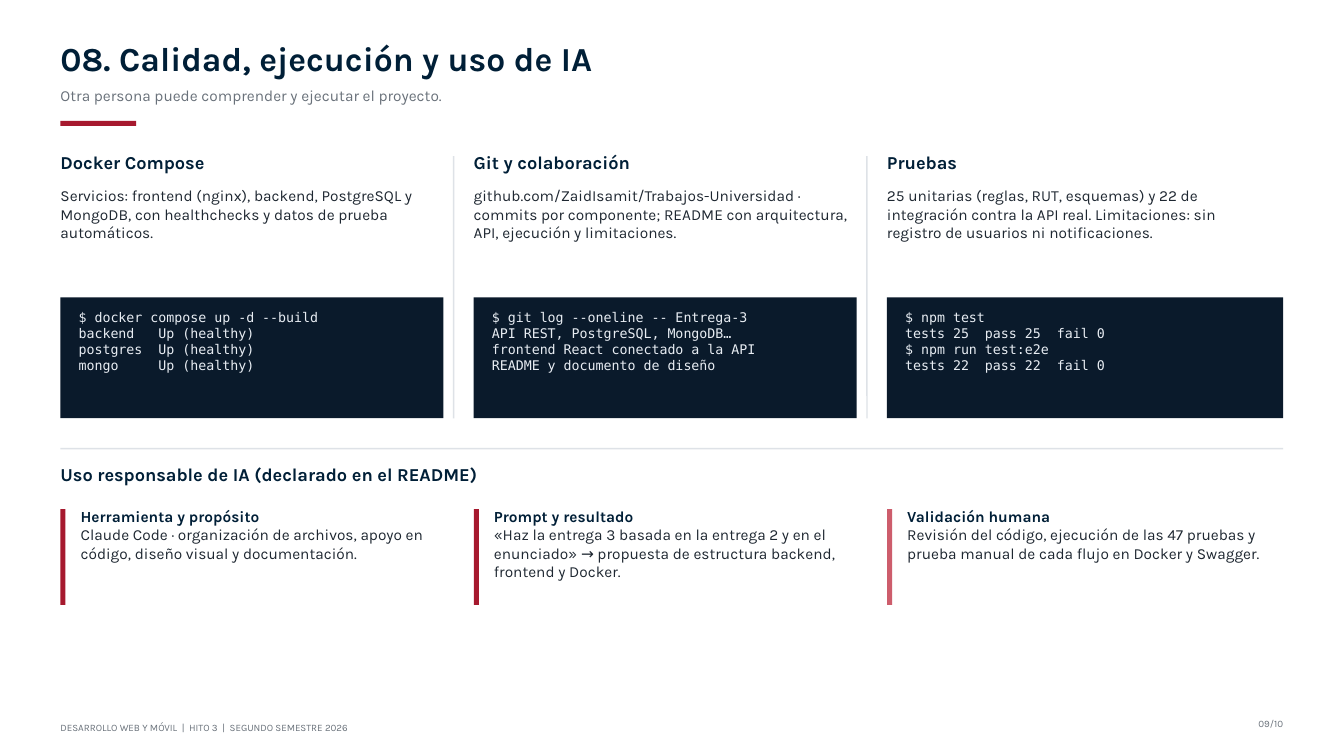
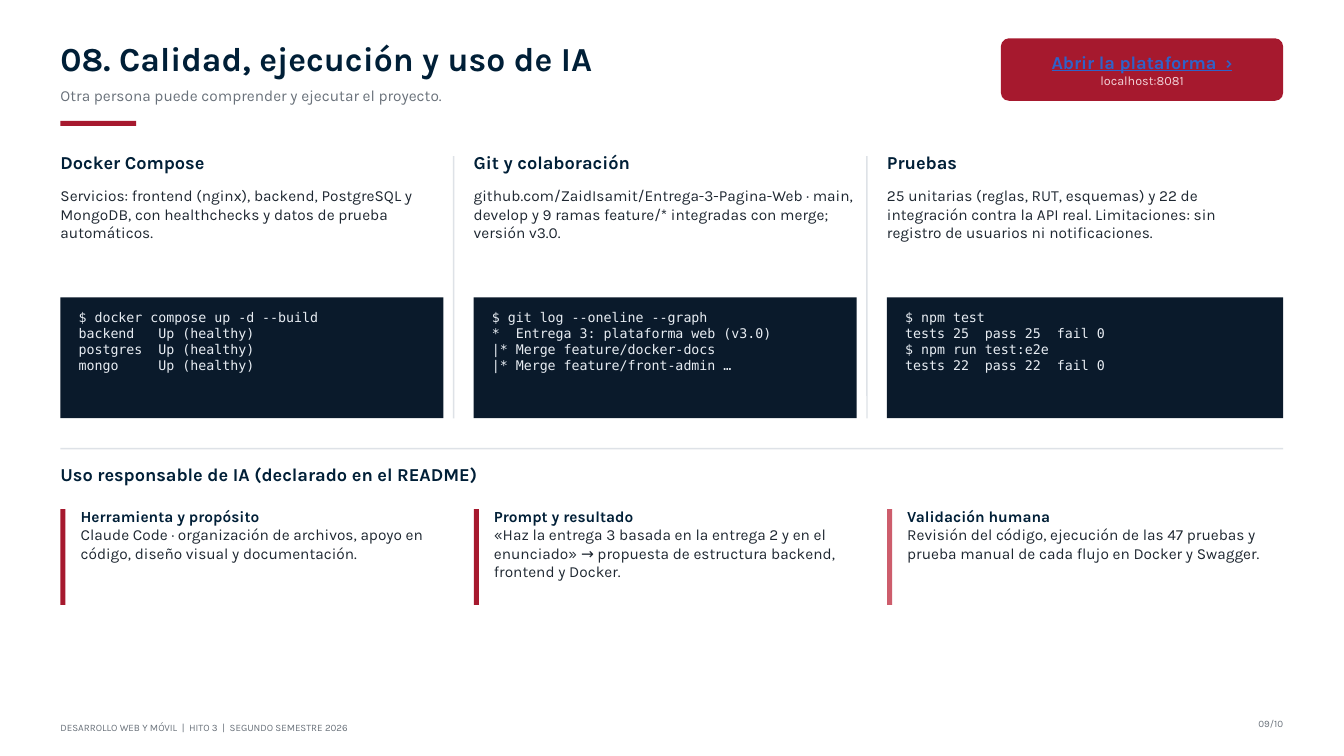
Before and after one commit to ZaidIsamit/Entrega-3-Pagina-Web, a slide deck: slide 9 of Documentacion/Presentacion_Entrega3.pptx. Drawn at 1344x756 pixels with LibreOffice and Linux fonts; fonts in the diff are those of the drawing. Boxes give left, top, right and bottom in pixels: in the first picture for what was removed or moved away, otherwise in the second. Text is boxed around its words. In the diff, an @@ line names an element or a change of style, - is before the commit and + after.

Commit message:
Presentación final con la plantilla UNAB, guion de 9 minutos y botón para abrir la plataforma

```diff
--- a/Documentacion/Presentacion_Entrega3.pptx
+++ b/Documentacion/Presentacion_Entrega3.pptx
@@ rounded rectangle added at (x1=1001, y1=38, x2=1284, y2=101), fill #A6192E @@
@@ text added at (x1=1052, y1=56, x2=1217, y2=85), 13 pt, text #2F62C9, bold, underline @@
+Abrir la plataforma ›
+localhost:8081
@@ text at (x1=474, y1=189, x2=853, y2=238): text changed @@
-github.com/ZaidIsamit/Trabajos-Universidad · commits por componente; README con arquitectura, API, ejecución y limitaciones.
+github.com/ZaidIsamit/Entrega-3-Pagina-Web · main, develop y 9 ramas feature/* integradas con merge; versión v3.0.
@@ text at (x1=508, y1=312, x2=771, y2=373): text changed @@
-$ git log --oneline -- Entrega-3
-API REST, PostgreSQL, MongoDB…
-frontend React conectado a la API
-README y documento de diseño
+$ git log --oneline --graph
+* Entrega 3: plataforma web (v3.0)
+|* Merge feature/docker-docs
+|* Merge feature/front-admin …
```
Also in this commit, not shown: 1 other file.
